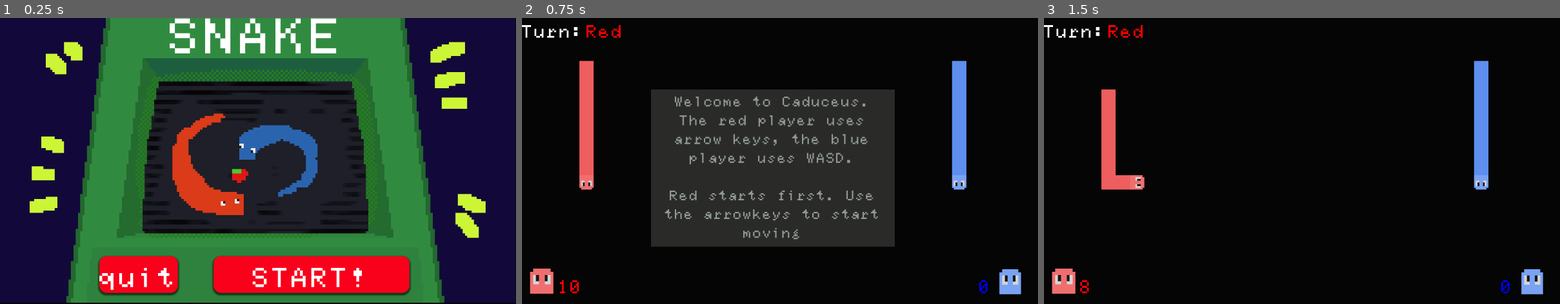
Above: before the commit, frames 1-3 (left to right).
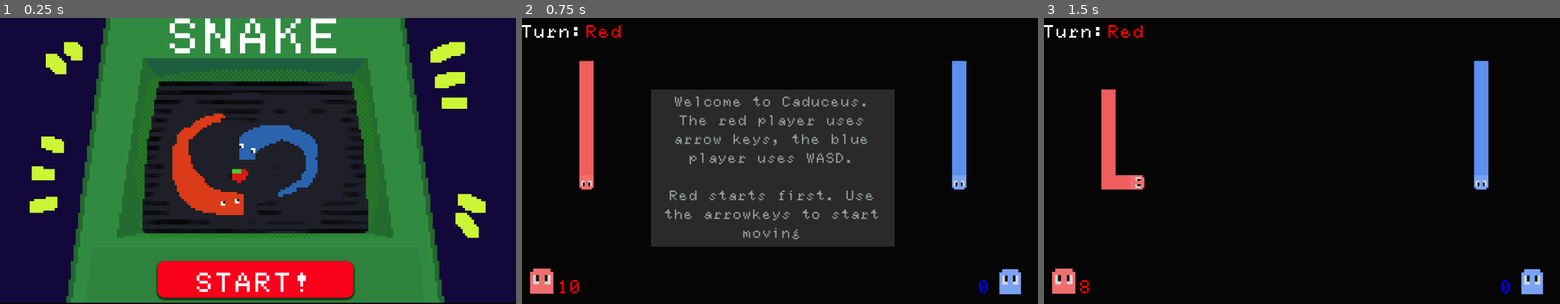
Above: after the commit, the same moments.

Repository: arrowira/MiniJam196Snake
Game: Godot game, scene res://scenes/Main_Menu.tscn
The game is run twice, just before and just after one commit, with the same random seed, the same clock (stepped at 60 frames per second) and the same inputs.
Inputs:
- Up to frame 1 (0.25 s): no input
- Up to frame 2 (0.75 s): click "START!" at 0.5 s
- Up to frame 3 (1.5 s): tap Enter at 1.25 s; hold Right (p1right) from 1.28 s (still down); tap S (p2down) at 1.35 s

The runs differ from the first frame. In frame 1, 6.5% of the frame differs, in the area x 19-80%, y 83-99%; in frame 2, nothing differs; in frame 3, nothing differs.

Commit message:
menu music

Diff:
--- a/minijam-196-proj/scenes/Main_Menu.tscn
+++ b/minijam-196-proj/scenes/Main_Menu.tscn
@@ -1,8 +1,9 @@
-[gd_scene load_steps=9 format=3 uid="uid://cxgmosw2davrv"]
+[gd_scene load_steps=10 format=3 uid="uid://cxgmosw2davrv"]
 
 [ext_resource type="Script" uid="uid://dob3a6ma780p5" path="res://scripts/main_menu.gd" id="1_y2rfe"]
 [ext_resource type="Texture2D" uid="uid://b2ohhyowgdkob" path="res://misc/snake menu.png" id="2_0bfng"]
 [ext_resource type="FontFile" uid="uid://d3vemidl8kefx" path="res://Fonts/fs-ti-92-eno-c.ttf" id="3_0bfng"]
+[ext_resource type="AudioStream" uid="uid://dkpba4gpvt2e3" path="res://misc/mothLullaby.mp3" id="4_yb5uv"]
 
 [sub_resource type="StyleBoxTexture" id="StyleBoxTexture_yb5uv"]
 texture = ExtResource("2_0bfng")
@@ -68,10 +69,10 @@
 anchor_top = 1.0
 anchor_right = 0.5
 anchor_bottom = 1.0
-offset_left = -98.0
-offset_top = -102.0
-offset_right = 339.0
-offset_bottom = -22.0
+offset_left = -223.0
+offset_top = -93.0
+offset_right = 214.0
+offset_bottom = -11.0
 grow_horizontal = 2
 grow_vertical = 0
 theme_override_colors/font_color = Color(1, 1, 1, 1)
@@ -82,28 +83,6 @@
 theme_override_styles/hover = SubResource("StyleBoxFlat_y2rfe")
 theme_override_styles/focus = SubResource("StyleBoxEmpty_jfien")
 text = "START!"
-
-[node name="Button2" type="Button" parent="."]
-layout_mode = 1
-anchors_preset = 7
-anchor_left = 0.5
-anchor_top = 1.0
-anchor_right = 0.5
-anchor_bottom = 1.0
-offset_left = -352.0
-offset_top = -102.0
-offset_right = -179.0
-offset_bottom = -22.0
-grow_horizontal = 2
-grow_vertical = 0
-theme_override_colors/font_color = Color(1, 1, 1, 1)
-theme_override_fonts/font = ExtResource("3_0bfng")
-theme_override_font_sizes/font_size = 50
-theme_override_styles/normal = SubResource("StyleBoxFlat_7e6vm")
-theme_override_styles/pressed = SubResource("StyleBoxFlat_jfien")
-theme_override_styles/hover = SubResource("StyleBoxFlat_y2rfe")
-theme_override_styles/focus = SubResource("StyleBoxEmpty_jfien")
-text = "quit"
 
 [node name="Label" type="Label" parent="."]
 layout_mode = 1
@@ -121,5 +100,9 @@
 horizontal_alignment = 1
 vertical_alignment = 1
 
+[node name="AudioStreamPlayer" type="AudioStreamPlayer" parent="."]
+stream = ExtResource("4_yb5uv")
+volume_db = -11.45
+autoplay = true
+
 [connection signal="pressed" from="Button" to="." method="_on_start_pressed"]
-[connection signal="pressed" from="Button2" to="." method="_on_quit_pressed"]
Not shown, added: minijam-196-proj/misc/mothLullaby.mp3.import
Not shown, added: minijam-196-proj/misc/mothLullaby.mp3
